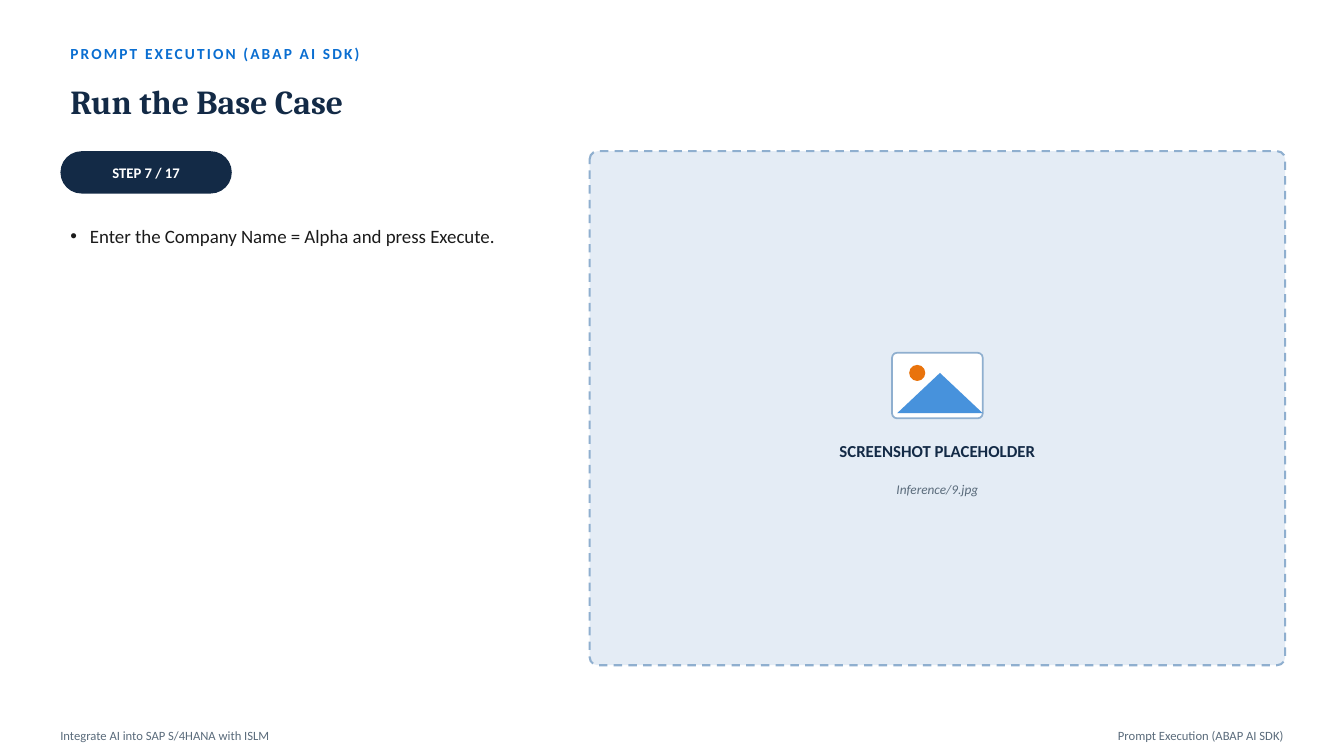
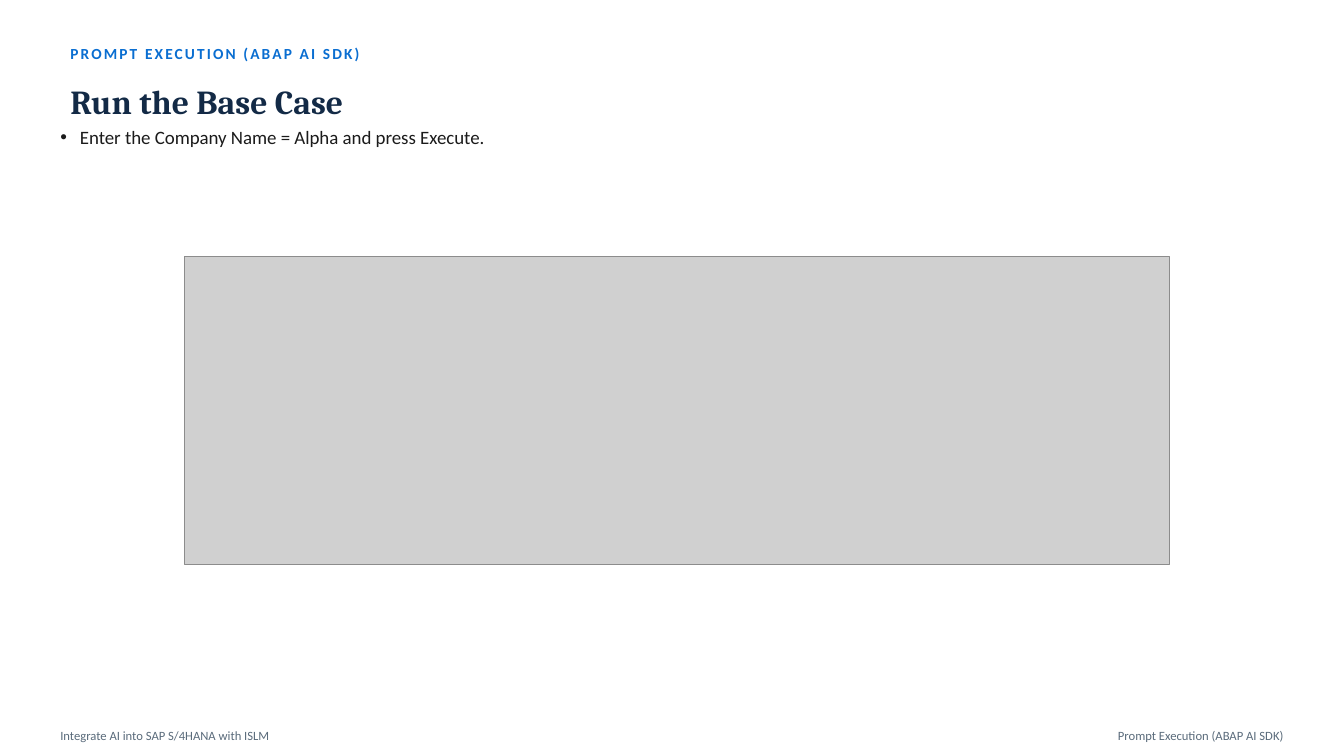
Before and after one commit to akhilgeo/akhilgeorge.com, a slide deck: slide 34 of assets/AI/ISLM.pptx (slide 53 before the commit). Drawn at 1344x756 pixels with LibreOffice and Linux fonts; fonts in the diff are those of the drawing; grey boxes stand for pictures. Boxes give left, top, right and bottom in pixels: in the first picture for what was removed or moved away, otherwise in the second. Text is boxed around its words. In the diff, an @@ line names an element or a change of style, - is before the commit and + after.

```diff
--- a/assets/AI/ISLM.pptx
+++ b/assets/AI/ISLM.pptx
@@ text "Enter the Company Name = ...": place and size @@
-text "Enter the Company Name = ..." at bbox=[90, 230, 494, 246]
+text "Enter the Company Name = ..." at bbox=[80, 131, 484, 147]
@@ rounded rectangle removed at bbox=[60, 151, 232, 194] @@
@@ text removed at bbox=[112, 168, 180, 178] @@
-STEP 7 / 17
@@ rounded rectangle removed at bbox=[590, 151, 1286, 665] @@
@@ picture added at bbox=[185, 256, 1170, 565] @@
@@ rounded rectangle removed at bbox=[892, 353, 983, 418] @@
@@ triangle removed at bbox=[897, 373, 983, 413] @@
@@ ellipse removed at bbox=[909, 365, 926, 381] @@
@@ text removed at bbox=[839, 446, 1035, 457] @@
-SCREENSHOT PLACEHOLDER
@@ text removed at bbox=[896, 485, 978, 496] @@
-Inference/9.jpg
```
Also in this commit, not shown: 26 other slides changed, 3 slides added, 32 slides removed.
